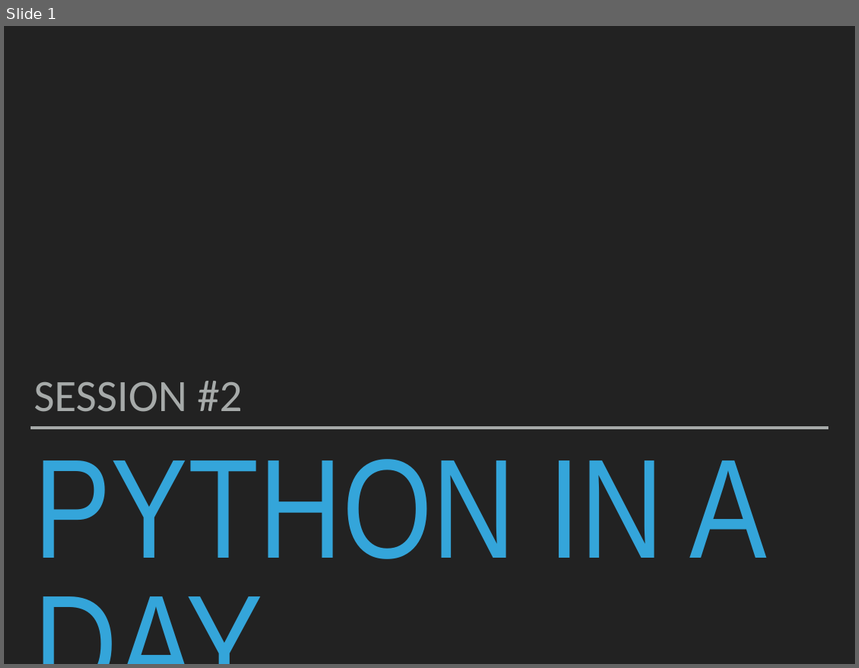
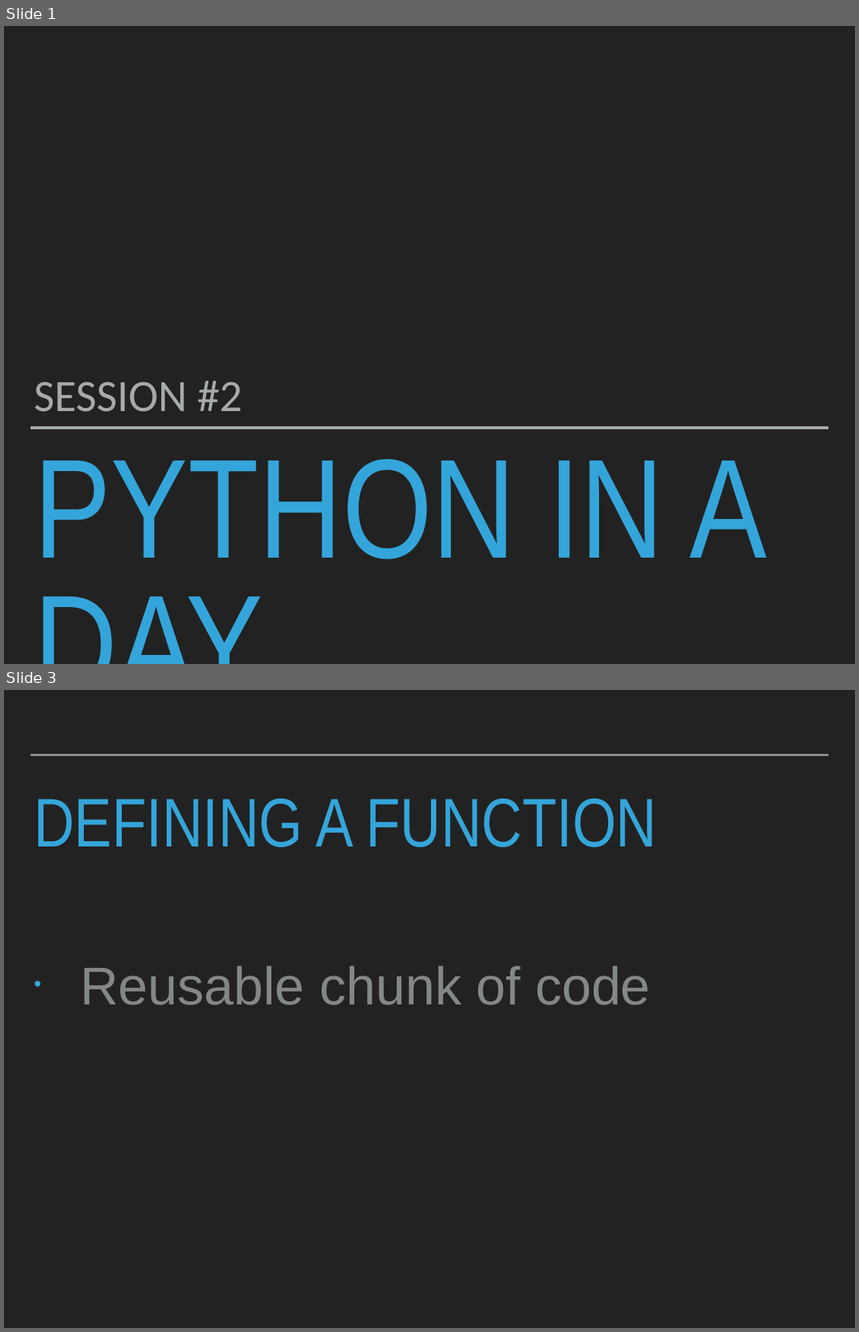
Before and after one commit to robcarrington/PythonInADay, a slide deck: Session2_Slides.pptx. Shown one above the other, each under a label of ours: slide 1 before the commit, slides 1 and 3 after it; the slides between them are not shown. The pictures are 859x668 and 859x1332 pixels, drawn with LibreOffice and Linux fonts; fonts in the diff are those of the drawing. Boxes give left, top, right and bottom in pixels: in the first picture for what was removed or moved away, otherwise in the second. Text is boxed around its words. In the diff, an @@ line names an element or a change of style, - is before the commit and + after.

```diff
--- a/Session2_Slides.pptx
+++ b/Session2_Slides.pptx
@@ slide 3 added at [4, 690, 855, 1328], background #222222 @@
@@ line added from (31, 755) to (829, 755), #A6AAA9 2 pt @@
@@ title added at [34, 799, 657, 847], 82.8 pt, text #34A5DA @@
+DEFINING A FUNCTION
@@ text added at [80, 966, 651, 1005], 64 pt, text #838787 @@
+• Reusable chunk of code
```
Also in this commit, not shown: 22 other slides added, 56 slides removed, 2 other files.
